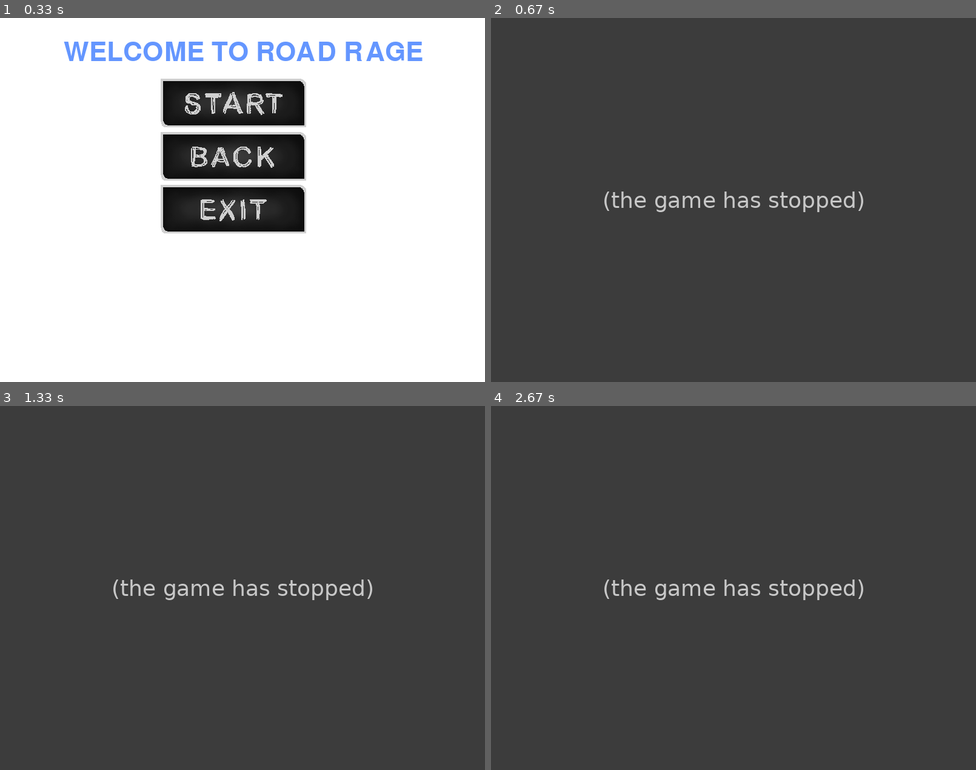
Above: before the commit, frames 1-4 (two rows, left to right).
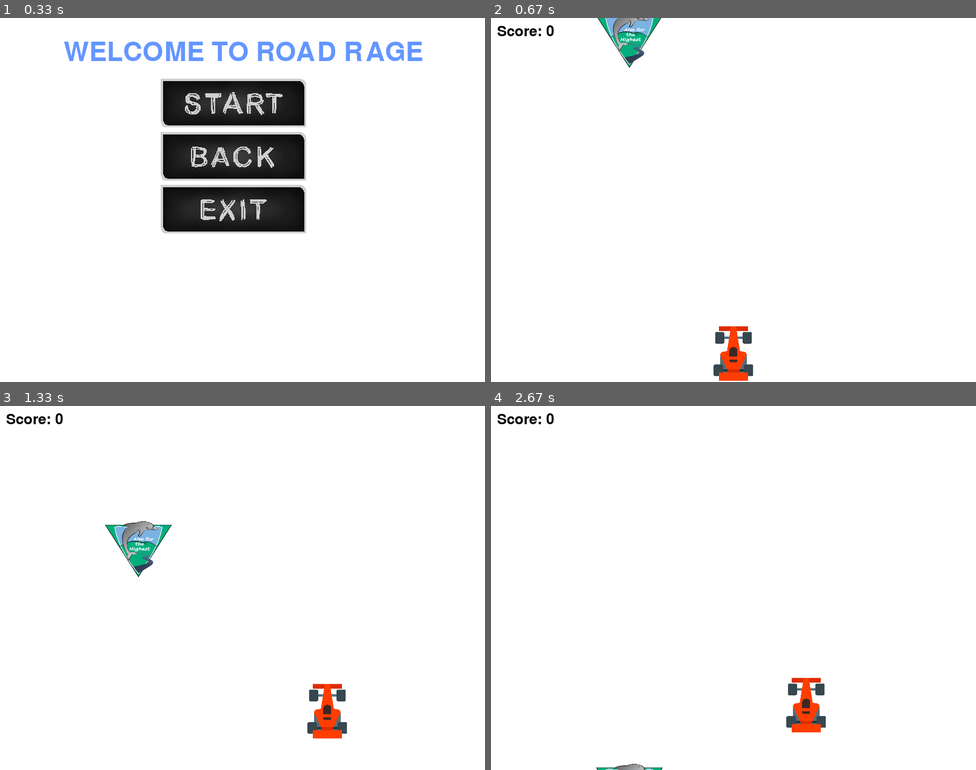
Above: after the commit, the same moments.

Repository: NicoVDT/SDD-AT3
Game: pygame game, started from python game/car game.py
The game is run twice, just before and just after one commit, with the same random seed, the same clock (stepped at 60 frames per second) and the same inputs.
Inputs (mouse positions are in pixels of both pictures, inside the frame that each line leads up to):
- Up to frame 1 (0.33 s): no input
- Up to frame 2 (0.67 s): press the mouse at (723, 101) at 0.37 s; move the mouse to (748, 109) at 0.47 s; release the mouse at (777, 112) at 0.6 s
- Up to frame 3 (1.33 s): hold Right 0.67-1.13 s; move the mouse to (223, 489) at 0.7 s; hold Up from 1.17 s (still down)
- Up to frame 4 (2.67 s): release Up at 1.47 s; hold Right 1.5-1.97 s; hold Left 2-2.53 s; hold Down from 2.57 s (still down)

Frame 1 is identical in both runs. In frame 2, 100% of the frame differs, in the area x 0-100%, y 0-100%; in frame 3, 100%; in frame 4, 100%.
Before the commit the program exited at 0.37 s; later frames show no game.

Commit message:
fixed button errors and start game variable\

Diff:
--- a/python game/car game.py
+++ b/python game/car game.py
@@ -112,12 +112,13 @@
         if self.rect.collidepoint(pos):
             if self.hoverimage != None:
                 self.image = self.hoverimage
+            if pygame.mouse.get_pressed()[0] and self.clicked == False:
+                self.clicked = True
+                action = True
         else:
             if self.hoverimage != None:
                 self.image = self.originalimage
-            if pygame.mouse.get_pressed()[0] == 1 and self.clicked == False:
-                self.clicked = True
-                action = True
+
         if pygame.mouse.get_pressed()[0] == 0:
             self.clicked = False
         screen.blit(self.image, (self.rect.x, self.rect.y))
@@ -128,15 +129,15 @@
 help_button = Button(265, 188, help_button_image, 0.4)
 # Set the game loop
 running = True
-start_game = True
-while start_game:
+start_game = False
+while not start_game:
     # Handle the events
     for event in pygame.event.get():
         if event.type == pygame.QUIT:
-            start_game = False
+            start_game = True
             running = False
         #if event.type == pygame.MOUSEBUTTONDOWN:
-            start_game = False
+            #start_game = True
 
     # Draw the screen
     start_game_font = pygame.font.Font(None, 65)
@@ -144,11 +145,10 @@
 
 
     if start_button.draw():
-        print("Exiting")
+        start_game = True
+
+    if exit_button.draw():
         exit()
-
-    if exit_button.draw():
-        start_game = False
 
     if help_button.draw():
         print("exiting help")
